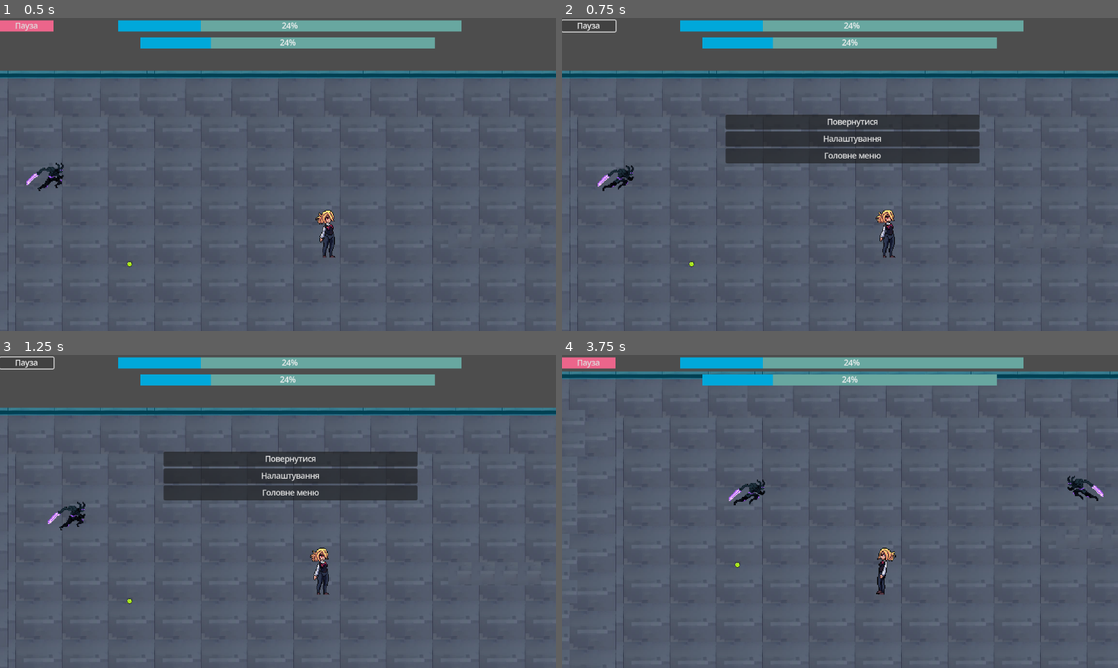
Above: before the commit, frames 1-4 (two rows, left to right).
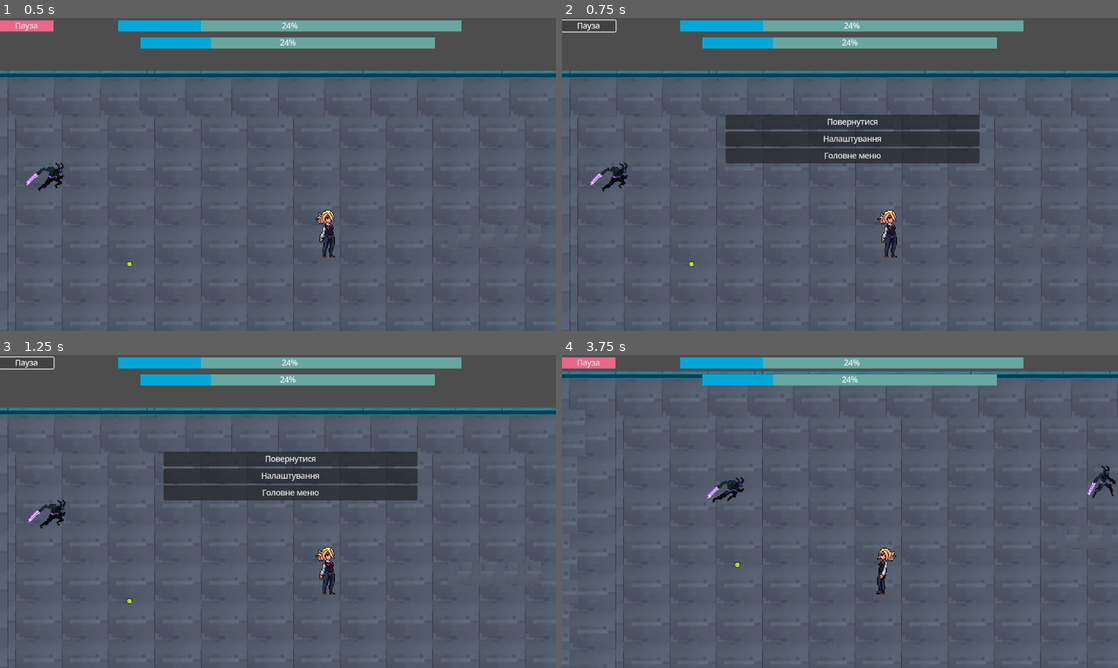
Above: after the commit, the same moments.

Repository: hucketa/Diplome
Game: Godot game, scene res://Level_test.tscn
Same seed, same stepped clock (60 frames per second), same inputs: the game is played once before the commit and once after it.
Inputs:
- Up to frame 1 (0.5 s): no input
- Up to frame 2 (0.75 s): click "Пауза" at 0.5 s
- Up to frame 3 (1.25 s): no input
- Up to frame 4 (3.75 s): click "Повернутися" at 1.25 s; hold Right (ui_right) 2.03-2.78 s; hold Down (ui_down) 2.78-3.53 s; hold Right (ui_right) from 3.53 s (still down)

Frame 1 is identical in both runs. In frame 2, 0.6% of the frame differs, in the area x 5-61%, y 46-77%; in frame 3, 0.8%; in frame 4, 0.8%.

Commit message:
Правки кода №2
1) Пофиксил работу с паузой
2) Прописал отсановку игры при паузе

Diff:
--- a/Level_test.tscn
+++ b/Level_test.tscn
@@ -4218,6 +4218,7 @@
 
 [node name="Pause_Screen" type="CanvasLayer" parent="."]
 unique_name_in_owner = true
+process_mode = 2
 
 [node name="PanelContainer" type="PanelContainer" parent="Pause_Screen"]
 anchors_preset = 8
--- a/Nightborne.gd
+++ b/Nightborne.gd
@@ -5,21 +5,18 @@
 @onready var player = get_tree().get_first_node_in_group("Player")
 
 func _physics_process(delta: float) -> void:
-	if player:
+	if player and is_instance_valid(player):
 		var direction = (player.global_position - global_position).normalized()
 		velocity = direction * movement_speed
 		move_and_slide()
-
-		# Поворачиваем монстра в сторону игрока
-		face_player(direction)
-
+		if is_instance_valid(player):
+			face_player(direction)
 		play_walk_animation()
 
 func face_player(direction: Vector2) -> void:
-	# Поворачиваем монстра в сторону игрока с помощью flip_h
-	if direction.x > 0:  # Игрок справа
+	if direction.x > 0:
 		$NightBorne.flip_h = false
-	else:  # Игрок слева
+	else:
 		$NightBorne.flip_h = true
 
 func play_walk_animation():
--- a/level_test.gd
+++ b/level_test.gd
@@ -1,21 +1,25 @@
 extends Node2D
 
-@onready var pause_screen: CanvasLayer = %Pause_Screen
+@onready var pause_screen: CanvasLayer = $Pause_Screen
 
-func _ready():
-	%UI.visible = true
-	%Pause_Screen.visible = false
+func _ready() -> void:
+	$UI.visible = true
+	pause_screen.visible = false
 
 func _on_resume_pressed() -> void:
-	%Pause_Screen.visible = false
+	get_tree().paused = false
+	pause_screen.visible = false
 
 func _on_main_menu_pressed() -> void:
+	get_tree().paused = false
+	#await get_tree().process_frame
 	get_tree().change_scene_to_file("res://settings.tscn")
-	%Pause_Screen.visible = false
 
 func _on_exit_pressed() -> void:
+	get_tree().paused = false
+	#await get_tree().process_frame
 	get_tree().change_scene_to_file("res://MainScene.tscn")
-	%Pause_Screen.visible = false
 
 func _on_pause_ui_pressed() -> void:
-	%Pause_Screen.visible = true
+	get_tree().paused = true
+	pause_screen.visible = true
--- a/spawn_area.gd
+++ b/spawn_area.gd
@@ -3,13 +3,13 @@
 @onready var timer: Timer = $Timer
 @export var spawn_interval: float = 1.0
 
-var monster_scene: PackedScene = preload("res://nightborne.tscn")
+var monster_scene = preload("res://nightborne.tscn")
 @onready var area: CollisionShape2D = $CollisionShape2D  # Ссылка на конкретный дочерний CollisionShape2D
 
 func _ready() -> void:
 	if area and monster_scene:
 		timer.wait_time = spawn_interval
-		timer.one_shot = false  # Убедимся, что таймер повторяется
+		timer.one_shot = false
 		timer.timeout.connect(spawn_monster)
 		timer.start()
 	else:
